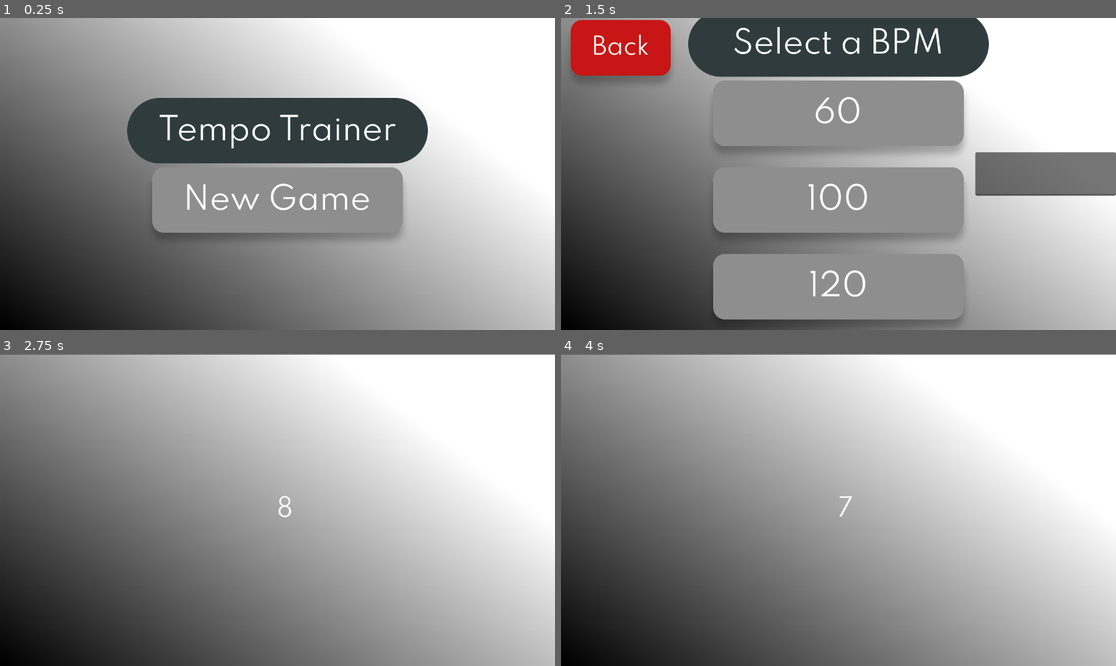
Above: before the commit, frames 1-4 (two rows, left to right).
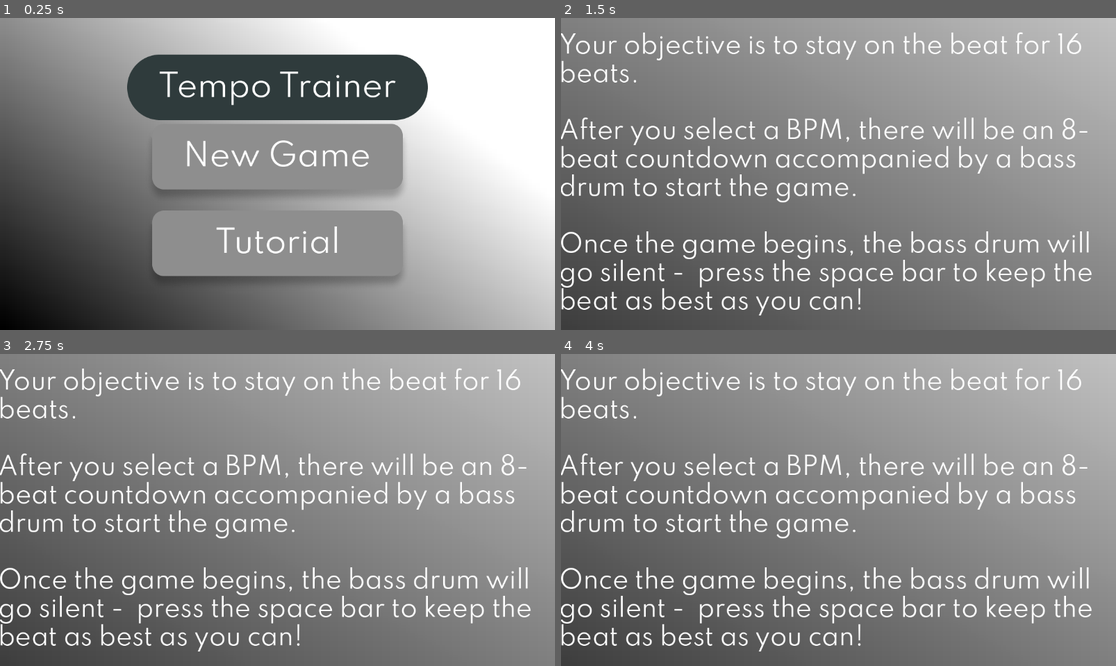
Above: after the commit, the same moments.

Repository: dbm19/tempo_trainer
Game: Godot game, scene res://main_menu.tscn
Two runs of this game, one before a commit and one after it. Both use one fixed random seed, a clock stepped at 60 frames per second and the inputs below.
Inputs (mouse positions are in pixels of both pictures, inside the frame that each line leads up to):
- Up to frame 1 (0.25 s): no input
- Up to frame 2 (1.5 s): click (838, 252) at 0.52 s; click (838, 208) at 1.27 s
- Up to frame 3 (2.75 s): click (277, 456) at 2.02 s
- Up to frame 4 (4 s): tap Enter at 2.75 s; move the mouse to (960, 494) at 2.77 s; tap Space (player_hit) at 2.85, 3.5, 3.6 s; move the mouse to (727, 525) at 3.52 s

The runs differ from the first frame. In frame 1, 21% of the frame differs, in the area x 22-78%, y 11-85%; in frame 2, 67%; in frame 3, 71%, in the area x 0-100%, y 0-100%; in frame 4, 71%.

Commit message:
Added a tutorial screen

Diff:
--- a/bpm_select.gd
+++ b/bpm_select.gd
@@ -6,9 +6,9 @@
 
 # Called when the node enters the scene tree for the first time.
 func _ready() -> void:
-	sixty_bpm_button = get_node("MarginContainer/BpmSelectUiContainer/BpmButtonsContainer/SixtyBpmButton")
-	hundred_bpm_button = get_node("MarginContainer/BpmSelectUiContainer/BpmButtonsContainer/HundredBpmButton")
-	one_twenty_bpm_button = get_node("MarginContainer/BpmSelectUiContainer/BpmButtonsContainer/OneTwentyBpmButton")
+	sixty_bpm_button = get_node("BpmButtonsContainer/SixtyBpmButton")
+	hundred_bpm_button = get_node("BpmButtonsContainer/HundredBpmButton")
+	one_twenty_bpm_button = get_node("BpmButtonsContainer/OneTwentyBpmButton")
 
 # Called every frame. 'delta' is the elapsed time since the previous frame.
 func _process(delta: float) -> void:
--- a/bpm_select.tscn
+++ b/bpm_select.tscn
@@ -8,11 +8,12 @@
 [ext_resource type="Texture2D" uid="uid://c8p1afn4thsat" path="res://art_assets/back_button.png" id="6_hwpkx"]
 [ext_resource type="Script" path="res://back_button.gd" id="7_a00xx"]
 [ext_resource type="FontFile" uid="uid://ceqsmd7sr5uio" path="res://fonts/spartan/Spartan-Regular.ttf" id="8_b2dxe"]
+[ext_resource type="Texture2D" uid="uid://bcwg1xa1ckyh2" path="res://art_assets/custom_bpm.png" id="9_aosh3"]
 
-[sub_resource type="Gradient" id="Gradient_u4xs7"]
+[sub_resource type="Gradient" id="Gradient_1lqo8"]
 
 [sub_resource type="GradientTexture2D" id="GradientTexture2D_xy4aa"]
-gradient = SubResource("Gradient_u4xs7")
+gradient = SubResource("Gradient_1lqo8")
 fill_from = Vector2(0, 1)
 fill_to = Vector2(0.860092, 0.37844)
 
@@ -34,51 +35,47 @@
 grow_vertical = 2
 texture = SubResource("GradientTexture2D_xy4aa")
 
-[node name="MarginContainer" type="MarginContainer" parent="."]
+[node name="BpmSelectUiContainer" type="VBoxContainer" parent="."]
 layout_mode = 1
-anchors_preset = 8
+anchors_preset = 5
 anchor_left = 0.5
-anchor_top = 0.5
 anchor_right = 0.5
-anchor_bottom = 0.5
 offset_left = -312.0
-offset_top = -338.0
 offset_right = 312.0
-offset_bottom = 338.0
+offset_bottom = 136.0
 grow_horizontal = 2
-grow_vertical = 2
-theme_override_constants/margin_left = 50
-theme_override_constants/margin_top = 100
-theme_override_constants/margin_right = 50
-theme_override_constants/margin_bottom = 100
 
-[node name="BpmSelectUiContainer" type="VBoxContainer" parent="MarginContainer"]
-layout_mode = 2
-alignment = 1
-
-[node name="BpmSelectTitle" type="TextureRect" parent="MarginContainer/BpmSelectUiContainer"]
+[node name="BpmSelectTitle" type="TextureRect" parent="BpmSelectUiContainer"]
 layout_mode = 2
 texture = ExtResource("2_l6wi1")
 
-[node name="BpmButtonsContainer" type="VBoxContainer" parent="MarginContainer/BpmSelectUiContainer"]
-layout_mode = 2
+[node name="BpmButtonsContainer" type="VBoxContainer" parent="."]
+layout_mode = 1
+anchors_preset = 4
+anchor_top = 0.5
+anchor_bottom = 0.5
+offset_left = -1.0
+offset_top = -186.0
+offset_right = 559.0
+offset_bottom = 350.0
+grow_vertical = 2
 size_flags_horizontal = 4
 size_flags_vertical = 4
 alignment = 1
 
-[node name="SixtyBpmButton" type="Button" parent="MarginContainer/BpmSelectUiContainer/BpmButtonsContainer"]
+[node name="SixtyBpmButton" type="Button" parent="BpmButtonsContainer"]
 layout_mode = 2
 icon = ExtResource("3_ch1mn")
 flat = true
 icon_alignment = 1
 
-[node name="HundredBpmButton" type="Button" parent="MarginContainer/BpmSelectUiContainer/BpmButtonsContainer"]
+[node name="HundredBpmButton" type="Button" parent="BpmButtonsContainer"]
 layout_mode = 2
 icon = ExtResource("4_avg1j")
 flat = true
 icon_alignment = 1
 
-[node name="OneTwentyBpmButton" type="Button" parent="MarginContainer/BpmSelectUiContainer/BpmButtonsContainer"]
+[node name="OneTwentyBpmButton" type="Button" parent="BpmButtonsContainer"]
 layout_mode = 2
 icon = ExtResource("5_cgwjx")
 flat = true
@@ -100,16 +97,25 @@
 anchor_top = 0.5
 anchor_right = 1.0
 anchor_bottom = 0.5
-offset_left = -292.0
-offset_top = -45.0
-offset_bottom = 45.0
+offset_left = -554.0
+offset_top = -12.0
+offset_right = -45.0
+offset_bottom = 78.0
 grow_horizontal = 0
 grow_vertical = 2
 theme_override_fonts/font = ExtResource("8_b2dxe")
 theme_override_font_sizes/font_size = 50
 
-[connection signal="pressed" from="MarginContainer/BpmSelectUiContainer/BpmButtonsContainer/SixtyBpmButton" to="." method="_on_sixty_bpm_button_pressed"]
-[connection signal="pressed" from="MarginContainer/BpmSelectUiContainer/BpmButtonsContainer/HundredBpmButton" to="." method="_on_hundred_bpm_button_pressed"]
-[connection signal="pressed" from="MarginContainer/BpmSelectUiContainer/BpmButtonsContainer/OneTwentyBpmButton" to="." method="_on_one_twenty_bpm_button_pressed"]
+[node name="TextureRect" type="TextureRect" parent="."]
+layout_mode = 0
+offset_left = 536.0
+offset_top = 146.0
+offset_right = 1160.0
+offset_bottom = 314.0
+texture = ExtResource("9_aosh3")
+
+[connection signal="pressed" from="BpmButtonsContainer/SixtyBpmButton" to="." method="_on_sixty_bpm_button_pressed"]
+[connection signal="pressed" from="BpmButtonsContainer/HundredBpmButton" to="." method="_on_hundred_bpm_button_pressed"]
+[connection signal="pressed" from="BpmButtonsContainer/OneTwentyBpmButton" to="." method="_on_one_twenty_bpm_button_pressed"]
 [connection signal="pressed" from="BackButton" to="BackButton" method="_on_pressed"]
 [connection signal="text_submitted" from="BpmInput" to="." method="_on_bpm_input_text_submitted"]
--- a/game_screen.gd
+++ b/game_screen.gd
@@ -7,7 +7,7 @@
 var bass_drum_timer
 var bass_drum_timer_goal
 var countdown
-var four_count
+var eight_count
 var number_of_beats
 var game_start
 var score_set = []
@@ -17,7 +17,7 @@
 	bass_drum = get_node("BassDrum")
 	bass_drum_timer = get_node("BassDrum/BassDrumTimer")
 	countdown = get_node("Countdown")
-	four_count = 8
+	eight_count = 8
 	number_of_beats = 16
 	game_start = false
 
@@ -26,7 +26,7 @@
 	bass_drum_timer_goal = bass_drum_timer.wait_time * 1000
 	bass_drum.playing = true
 	bass_drum_timer.start()
-	countdown.text = str(four_count)
+	countdown.text = str(eight_count)
 
 	print("Goal: ", bass_drum_timer_goal)
 
@@ -43,10 +43,10 @@
 func _on_bass_drum_timer_timeout() -> void:
 	bass_drum.playing = true
 
-	if four_count > 1:
-		four_count -= 1
-		countdown.text = str(four_count)
-		if four_count == 1:
+	if eight_count > 1:
+		eight_count -= 1
+		countdown.text = str(eight_count)
+		if eight_count == 1:
 			previous_player_hit_time = Time.get_ticks_msec()
 			print(previous_player_hit_time)
 	else:
--- a/global.gd
+++ b/global.gd
@@ -8,4 +8,5 @@
 
 # Called every frame. 'delta' is the elapsed time since the previous frame.
 func _process(delta: float) -> void:
-	pass
+	if Input.is_action_just_pressed("escape"):
+		get_tree().change_scene_to_file("res://main_menu.tscn")
--- a/main_menu.gd
+++ b/main_menu.gd
@@ -1,10 +1,12 @@
 extends Control
 
 var new_game_button
+var tutorial_button
 
 # Called when the node enters the scene tree for the first time.
 func _ready() -> void:
 	new_game_button = get_node("MainMenuUiContainer/NewGameButton")
+	tutorial_button = get_node("MainMenuUiContainer/TutorialButton")
 
 # Called every frame. 'delta' is the elapsed time since the previous frame.
 func _process(delta: float) -> void:
@@ -21,3 +23,15 @@
 
 func _on_new_game_button_button_down() -> void:
 	new_game_button.icon = load("res://art_assets/new_game_button_pressed.png")
+
+func _on_tutorial_button_pressed() -> void:
+	get_tree().change_scene_to_file("res://tutorial.tscn")
+
+func _on_tutorial_button_mouse_entered() -> void:
+	tutorial_button.icon = load("res://art_assets/tutorial_button_hovered.png")
+
+func _on_tutorial_button_mouse_exited() -> void:
+	tutorial_button.icon = load("res://art_assets/tutorial_button.png")
+
+func _on_tutorial_button_button_down() -> void:
+	tutorial_button.icon = load("res://art_assets/tutorial_button_pressed.png")
--- a/main_menu.tscn
+++ b/main_menu.tscn
@@ -1,8 +1,9 @@
-[gd_scene load_steps=6 format=3 uid="uid://b2ws6iptmv3au"]
+[gd_scene load_steps=7 format=3 uid="uid://b2ws6iptmv3au"]
 
 [ext_resource type="Texture2D" uid="uid://dseoeoas6kau1" path="res://art_assets/game_title.png" id="1_c3tcn"]
 [ext_resource type="Script" path="res://main_menu.gd" id="1_qojpp"]
 [ext_resource type="Texture2D" uid="uid://b6ylowk8t4b4a" path="res://art_assets/new_game_button.png" id="2_kvft6"]
+[ext_resource type="Texture2D" uid="uid://biwiie3di3dwu" path="res://art_assets/tutorial_button.png" id="4_gbahp"]
 
 [sub_resource type="Gradient" id="Gradient_ur3a8"]
 
@@ -55,7 +56,17 @@
 flat = true
 icon_alignment = 1
 
+[node name="TutorialButton" type="Button" parent="MainMenuUiContainer"]
+layout_mode = 2
+icon = ExtResource("4_gbahp")
+flat = true
+icon_alignment = 1
+
 [connection signal="button_down" from="MainMenuUiContainer/NewGameButton" to="." method="_on_new_game_button_button_down"]
 [connection signal="mouse_entered" from="MainMenuUiContainer/NewGameButton" to="." method="_on_new_game_button_mouse_entered"]
 [connection signal="mouse_exited" from="MainMenuUiContainer/NewGameButton" to="." method="_on_new_game_button_mouse_exited"]
 [connection signal="pressed" from="MainMenuUiContainer/NewGameButton" to="." method="_on_new_game_button_pressed"]
+[connection signal="button_down" from="MainMenuUiContainer/TutorialButton" to="." method="_on_tutorial_button_button_down"]
+[connection signal="mouse_entered" from="MainMenuUiContainer/TutorialButton" to="." method="_on_tutorial_button_mouse_entered"]
+[connection signal="mouse_exited" from="MainMenuUiContainer/TutorialButton" to="." method="_on_tutorial_button_mouse_exited"]
+[connection signal="pressed" from="MainMenuUiContainer/TutorialButton" to="." method="_on_tutorial_button_pressed"]
--- a/project.godot
+++ b/project.godot
@@ -26,3 +26,8 @@
 "events": [Object(InputEventKey,"resource_local_to_scene":false,"resource_name":"","device":-1,"window_id":0,"alt_press …(191 unchanged characters)…
 ]
 }
+escape={
+"deadzone": 0.5,
+"events": [Object(InputEventKey,"resource_local_to_scene":false,"resource_name":"","device":-1,"window_id":0,"alt_pressed":false,"shift_pressed":false,"ctrl_pressed":false,"meta_pressed":false,"pressed":false,"keycode":0,"physical_keycode":4194305,"key_label":0,"unicode":0,"location":0,"echo":false,"script":null)
+]
+}
--- a/score_screen.tscn
+++ b/score_screen.tscn
@@ -37,7 +37,8 @@
 anchor_left = 0.5
 anchor_right = 0.5
 offset_left = -312.0
+offset_top = 13.0
 offset_right = 312.0
-offset_bottom = 136.0
+offset_bottom = 149.0
 grow_horizontal = 2
 texture = ExtResource("1_cbyyn")
--- /dev/null
+++ b/tutorial.tscn
@@ -0,0 +1,49 @@
+[gd_scene load_steps=4 format=3 uid="uid://s5o1blvw3dpq"]
+
+[ext_resource type="FontFile" uid="uid://ceqsmd7sr5uio" path="res://fonts/spartan/Spartan-Regular.ttf" id="1_ra2ne"]
+
+[sub_resource type="Gradient" id="Gradient_u4xs7"]
+colors = PackedColorArray(0.242966, 0.242966, 0.242966, 1, 0.756087, 0.756087, 0.756087, 1)
+
+[sub_resource type="GradientTexture2D" id="GradientTexture2D_rlnrl"]
+gradient = SubResource("Gradient_u4xs7")
+fill_from = Vector2(0, 1)
+
+[node name="Tutorial" type="Control"]
+layout_mode = 3
+anchors_preset = 15
+anchor_right = 1.0
+anchor_bottom = 1.0
+grow_horizontal = 2
+grow_vertical = 2
+
+[node name="TutorialBackground" type="TextureRect" parent="."]
+layout_mode = 1
+anchors_preset = 15
+anchor_right = 1.0
+anchor_bottom = 1.0
+grow_horizontal = 2
+grow_vertical = 2
+texture = SubResource("GradientTexture2D_rlnrl")
+
+[node name="TutorialText" type="Label" parent="."]
+layout_mode = 1
+anchors_preset = 8
+anchor_left = 0.5
+anchor_top = 0.5
+anchor_right = 0.5
+anchor_bottom = 0.5
+offset_left = -580.0
+offset_top = -264.0
+offset_right = 580.0
+offset_bottom = 264.0
+grow_horizontal = 2
+grow_vertical = 2
+theme_override_fonts/font = ExtResource("1_ra2ne")
+theme_override_font_sizes/font_size = 50
+text = "Your objective is to stay on the beat for 16 beats.
+
+After you select a BPM, there will be an 8-beat countdown accompanied by a bass drum to start the game.
+
+Once the game begins, the bass drum will go silent -  press the space bar to keep the beat as best as you can!"
+autowrap_mode = 2
Binary file added: art_assets/custom_bpm.png
Not shown, added: art_assets/custom_bpm.png.import
Binary file added: art_assets/tutorial_button.png
Not shown, added: art_assets/tutorial_button.png.import
Binary file added: art_assets/tutorial_button_hovered.png
Not shown, added: art_assets/tutorial_button_hovered.png.import
Binary file added: art_assets/tutorial_button_pressed.png
Not shown, added: art_assets/tutorial_button_pressed.png.import
Not shown: 1 places in bpm_select.tscn that only renumber resources
